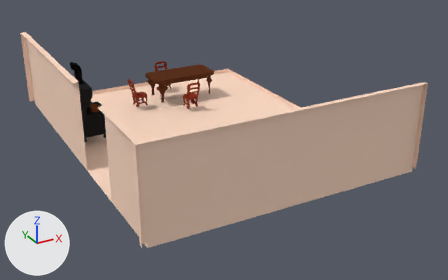
One commit to the Blender file The Overcoat/Assets/Models(blend)/Interior/ivansHouse.blend: the scene before it, then after it.
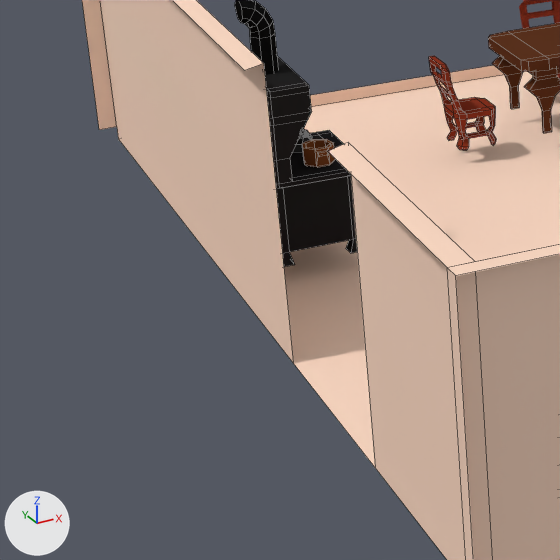
The first picture shows the older version from a camera (50 mm lens) standing at (-11.32, -25.17, 11.74) and looking at (1.48, -1.9, 0.1). The close-ups show both versions on the part from 0% to 37% of the width and 22% to 82% of the height of that picture. Every picture has the same lights, and +X, +Y and +Z are marked at lower left. The close-ups show mesh edges as thin lines.
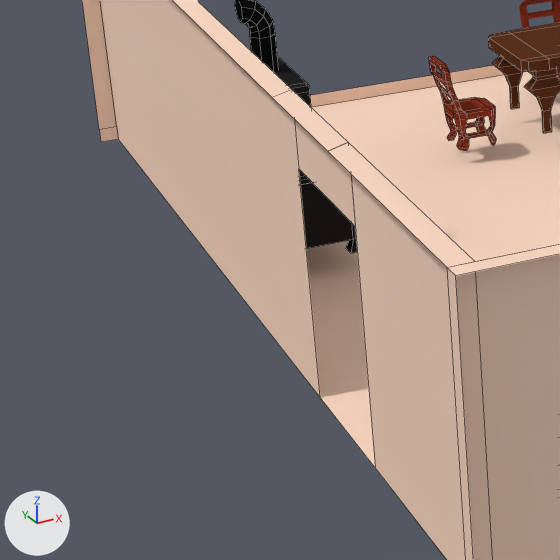
Pixel boxes (x1, y1, x2, y2) of what changed, in the close-ups (560 x 560 px):
part 1 of me_cube, built on
    before: (100, 0, 560, 467)
    after: (99, 0, 560, 467)

The change, as a diff of the scene's bpy script:
```diff
--- a/The Overcoat/Assets/Models(blend)/Interior/ivansHouse.blend.py
+++ b/The Overcoat/Assets/Models(blend)/Interior/ivansHouse.blend.py
@@ me_cube @@
 # used by ob_cube; location = (0.0, 0.0, 0.0)
 # verts and faces of me_cube; kept vertices keep their numbers, new ones are numbered from 1100
 # before: 1 (6.9, -8.4, 0.2), 3 (-5.0, 7.4, 0.2) at pixel (116, 126), 6 (-5.0, 7.4, 4.0), 632 (-5.3, 7.4, 0.2) at pixel (99, 129), 634 (-5.3, 7.4, 4.0)
 # before: 635 (6.9, -8.6, 0.2), 1092 (-5.0, 7.4, 0.0) at pixel (118, 138), 1097 (-5.3, -1.9, 4.0) at pixel (244, 70), 1098 (-5.0, -1.8, 4.0) at pixel (263, 63), 1099 (-5.0, -1.8, 0.0) at pixel (293, 363)
-me_cube.from_pydata(...)  # 1100 vertices, 1064 faces; spans x -5.3..6.9, y -8.6..7.4, z 0.0..4.0
+me_cube.from_pydata(...)  # 1108 vertices, 1068 faces; spans x -5.3..6.9, y -8.6..7.4, z 0.0..4.0
+# me_cube part 1
+delete_vertices([1098])  # with the faces that use them
+verts[1097] = (-5.3, -3.0, 4.0)  # moved, pixel (271, 97)
+verts[1099] = (-5.0, -2.8, 0.0)  # moved, pixel (320, 397)
+for new, old in zip([*range(1100, 1104)], [1, 3, 632, 635]): verts[new] = verts[old] + (0.0, 0.0, -0.2)
+verts[1104] = (-5.0, -2.8, 4.0)  # pixel (291, 89)
+verts[1105] = (-5.3, -5.0, 4.0)  # pixel (327, 151)
+verts[1106] = (-5.0, -4.8, 4.0)  # pixel (348, 142)
+verts[1107] = (-5.0, -2.8, 3.0)  # pixel (298, 168)
+verts[1108] = (-5.0, -4.8, 3.0)  # pixel (355, 226)
+faces += [(3, 6, 1104, 1107, 1099, 1092), (6, 634, 1097, 1104), (1097, 1105, 1106, 1104), (1104, 1106, 1108, 1107), (1, 635, 1103, 1100), (3, 1101, 1102, 632)]
 me_cube.materials.append(mat_material)
```
